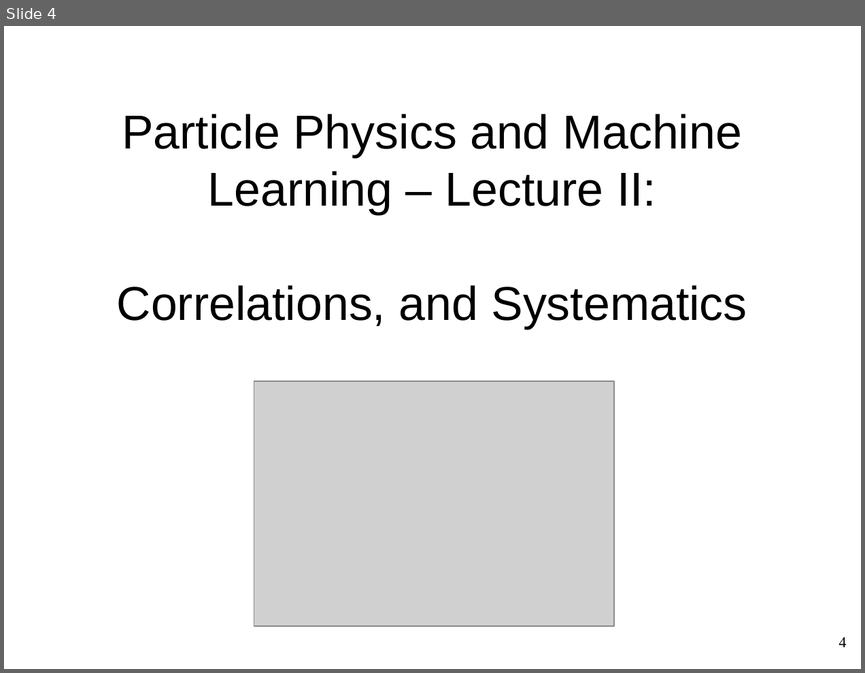
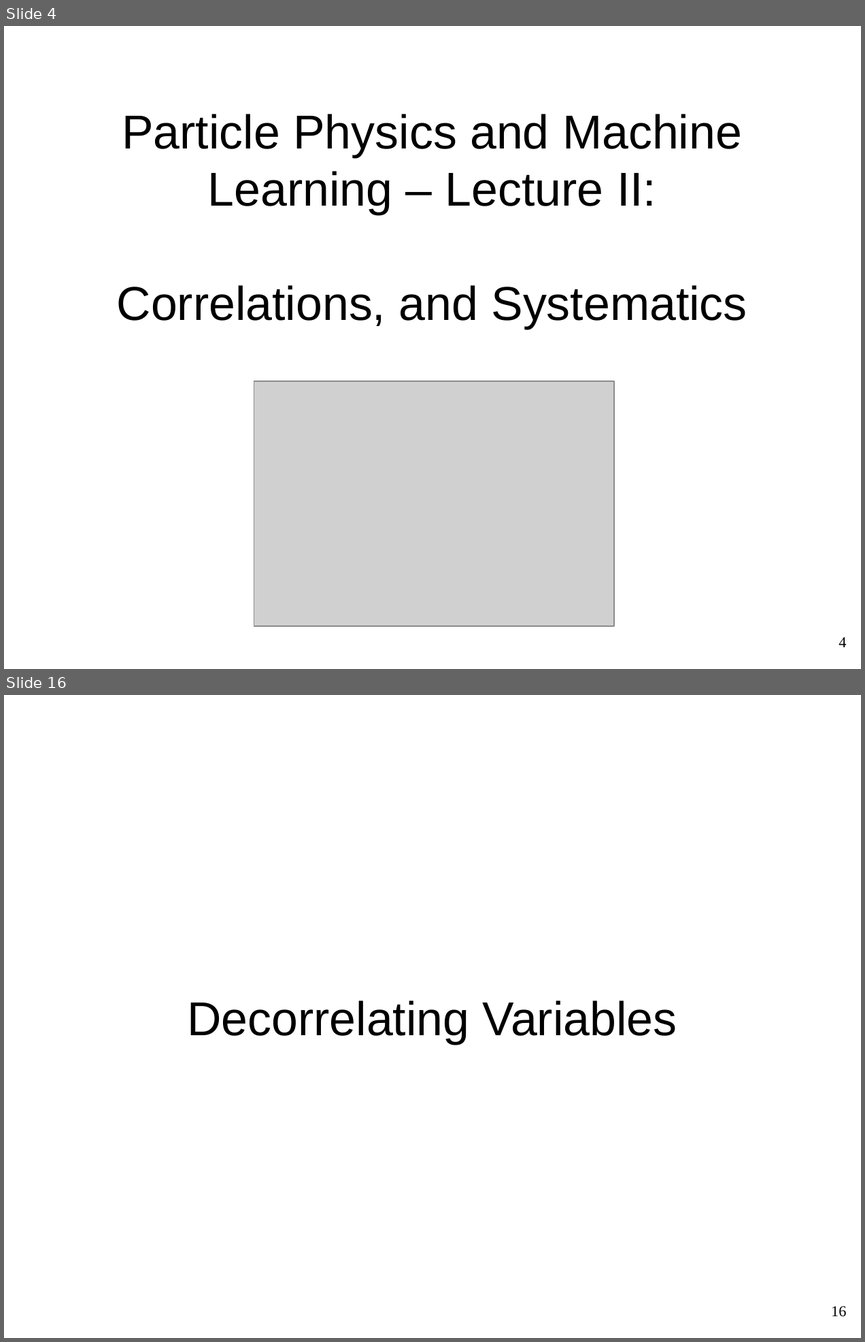
Before and after one commit to WolfgangWaltenberger/winterschool, a slide deck: systematics.odp. Shown one above the other, each under a label of ours: slide 4 before the commit, slides 4 and 16 after it; the slides between them are not shown. The pictures are 865x673 and 865x1342 pixels, drawn with LibreOffice and Linux fonts; fonts in the diff are those of the drawing; grey boxes stand for pictures. Boxes give left, top, right and bottom in pixels: in the first picture for what was removed or moved away, otherwise in the second. Text is boxed around its words. In the diff, an @@ line names an element or a change of style, - is before the commit and + after.

```diff
--- a/systematics.odp
+++ b/systematics.odp
@@ slide 16 added at [4, 695, 861, 1338], background #FFFFFF @@
@@ title added at [187, 1000, 677, 1044], 44 pt, text #000000 @@
+Decorrelating Variables
@@ page number added at [831, 1306, 846, 1317], 14 pt, text #000000 @@
+16
```
Also in this commit, not shown: 1 slide changed, 16 other slides added, 1 slide removed.
